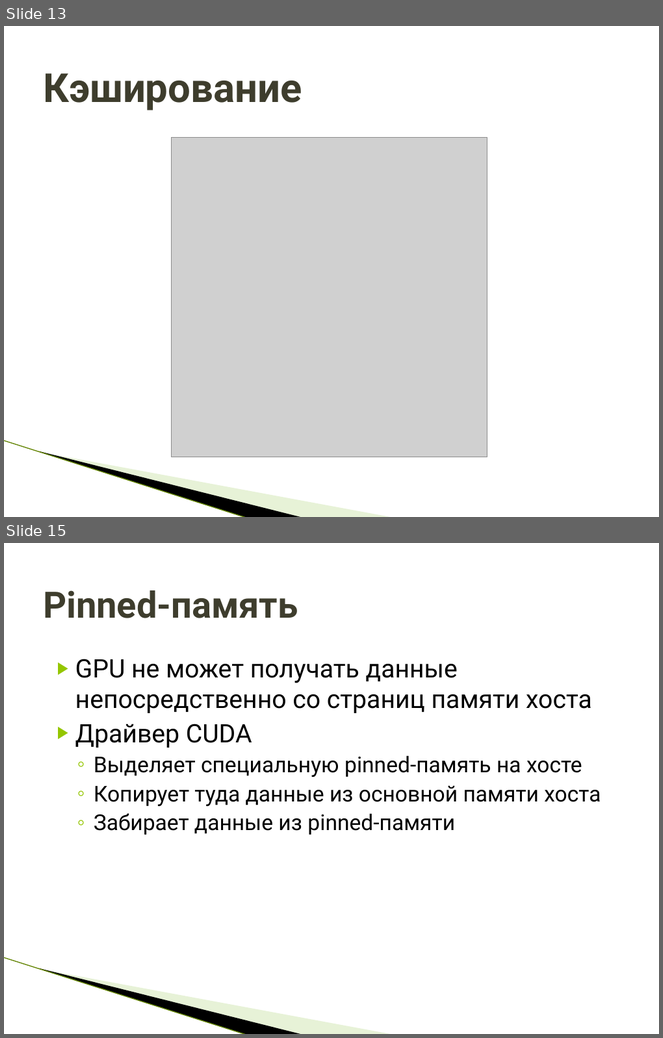
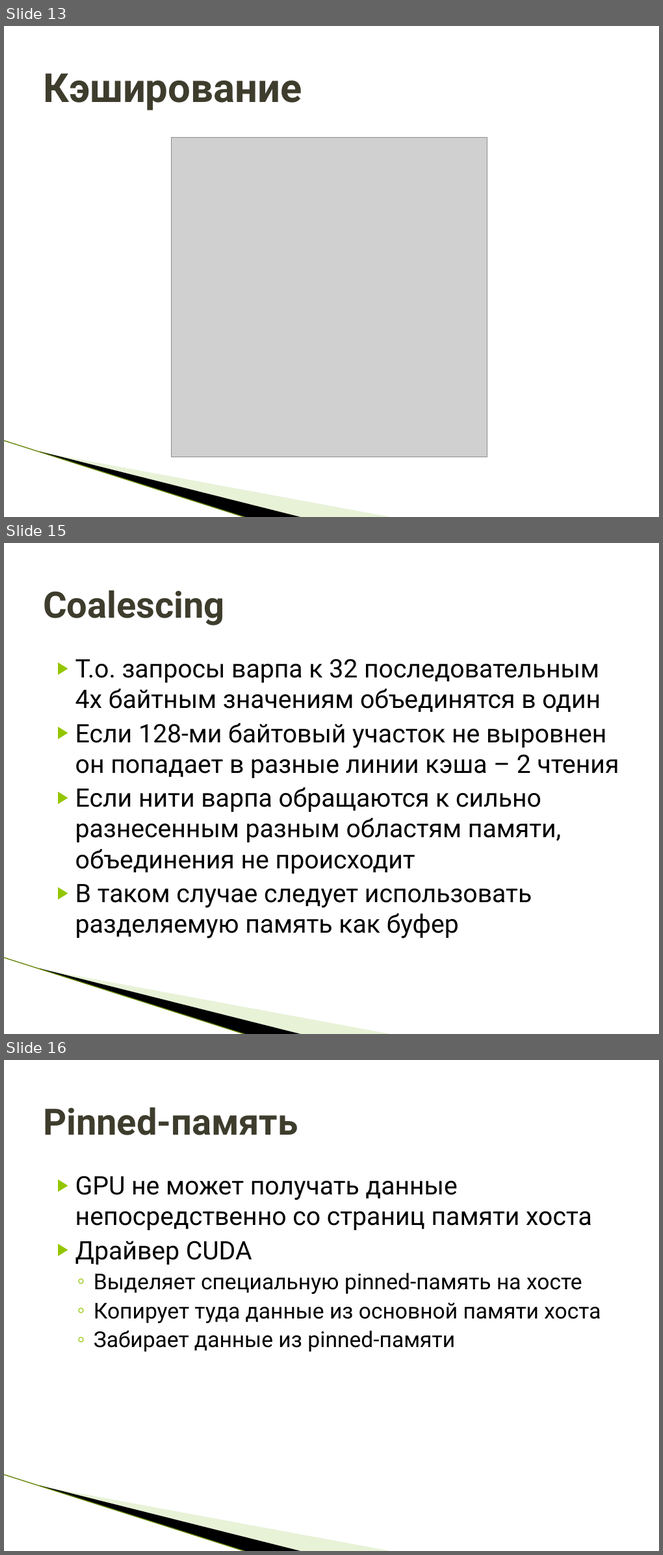
Before and after one commit to HPC-lab-ITIS/CUDA, a slide deck: materials/lec_2/lec_2.pptx. Shown one above the other, each under a label of ours: slides 13 and 15 before the commit, slides 13, 15 and 16 after it; the slides between them are not shown. The pictures are 663x1038 and 663x1555 pixels, drawn with LibreOffice and Linux fonts; fonts in the diff are those of the drawing; grey boxes stand for pictures; background and template pictures are left out. Boxes give left, top, right and bottom in pixels: in the first picture for what was removed or moved away, otherwise in the second. Text is boxed around its words. In the diff, an @@ line names an element or a change of style, - is before the commit and + after.

```diff
--- a/materials/lec_2/lec_2.pptx
+++ b/materials/lec_2/lec_2.pptx
@@ slide 15 added at bbox=[4, 543, 659, 1034], background #FFFFFF; not listed: 3 template elements that a slide beside it also shows @@
@@ title added at bbox=[43, 590, 224, 626], 40 pt, text #3E3D2D, bold @@
+Coalescing
@@ text added at bbox=[76, 659, 620, 939], 28 pt, text #000000 @@
+▶ Т.о. запросы варпа к 32 последовательным 4х байтным значениям объединятся в один
+▶ Если 128-ми байтовый участок не выровнен он попадает в разные линии кэша – 2 чтения
+▶ Если нити варпа обращаются к сильно разнесенным разным областям памяти, объединения не происходит
+▶ В таком случае следует использовать разделяемую память как буфер
@@ what was slide 15 is now slide 16 @@
```
Also in this commit, not shown: 2 slides changed, 24 other files.
